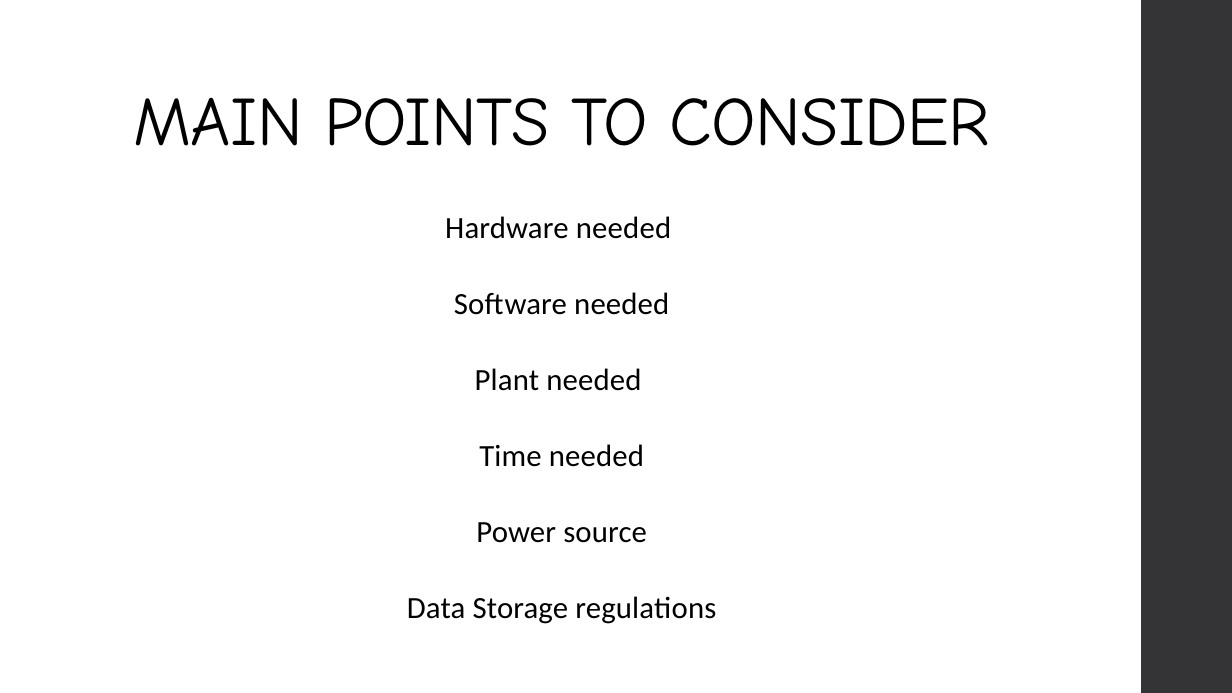
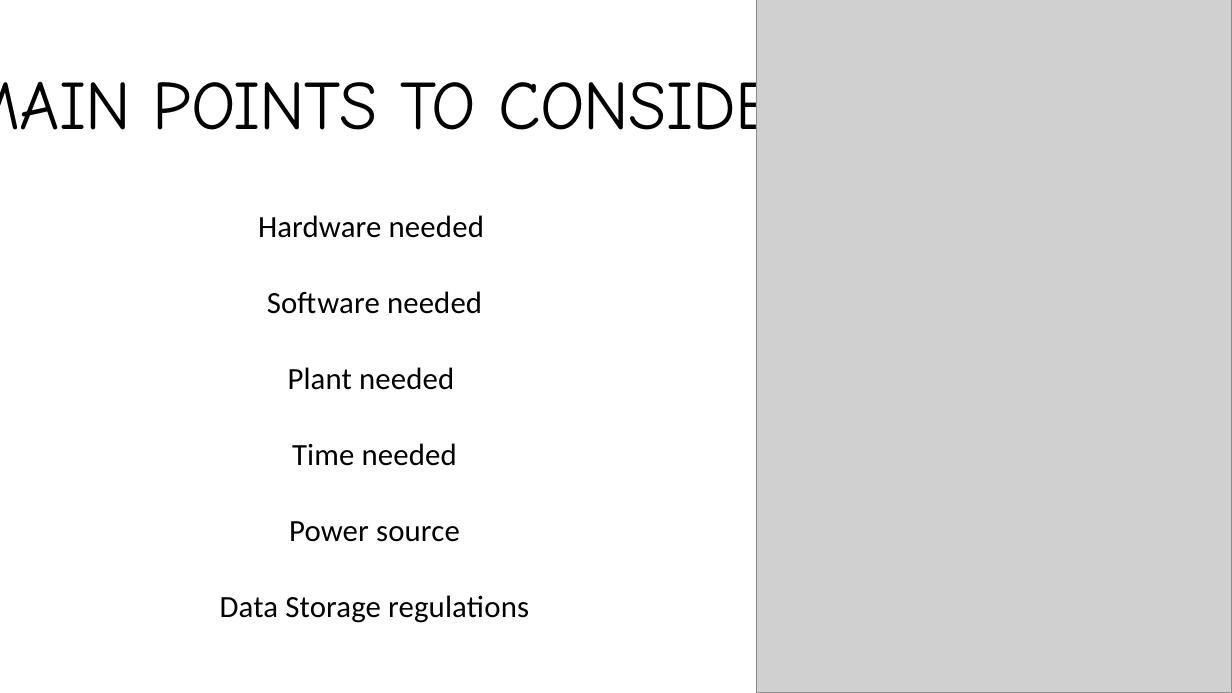
Before and after one commit to scoall/smart-plant, a slide deck: slide 13 of PrezentationDNS.pptx (slide 5 before the commit). Drawn at 1232x693 pixels with LibreOffice and Linux fonts; fonts in the diff are those of the drawing; grey boxes stand for pictures; background and template pictures are left out. Boxes give left, top, right and bottom in pixels: in the first picture for what was removed or moved away, otherwise in the second. Text is boxed around its words. In the diff, an @@ line names an element or a change of style, - is before the commit and + after.

```diff
--- a/PrezentationDNS.pptx
+++ b/PrezentationDNS.pptx
@@ title "MAIN POINTS TO CONSIDER" rewrapped from box(134, 97, 990, 146) to box(0, 69, 818, 151) @@
@@ picture added at box(756, 0, 1232, 693) @@
@@ text "Hardware needed": place and size @@
-text "Hardware needed" at box(407, 216, 716, 624)
+text "Hardware needed" at box(220, 215, 529, 623)
```
Also in this commit, not shown: 4 other slides changed, 14 slides added, 1 slide removed.
